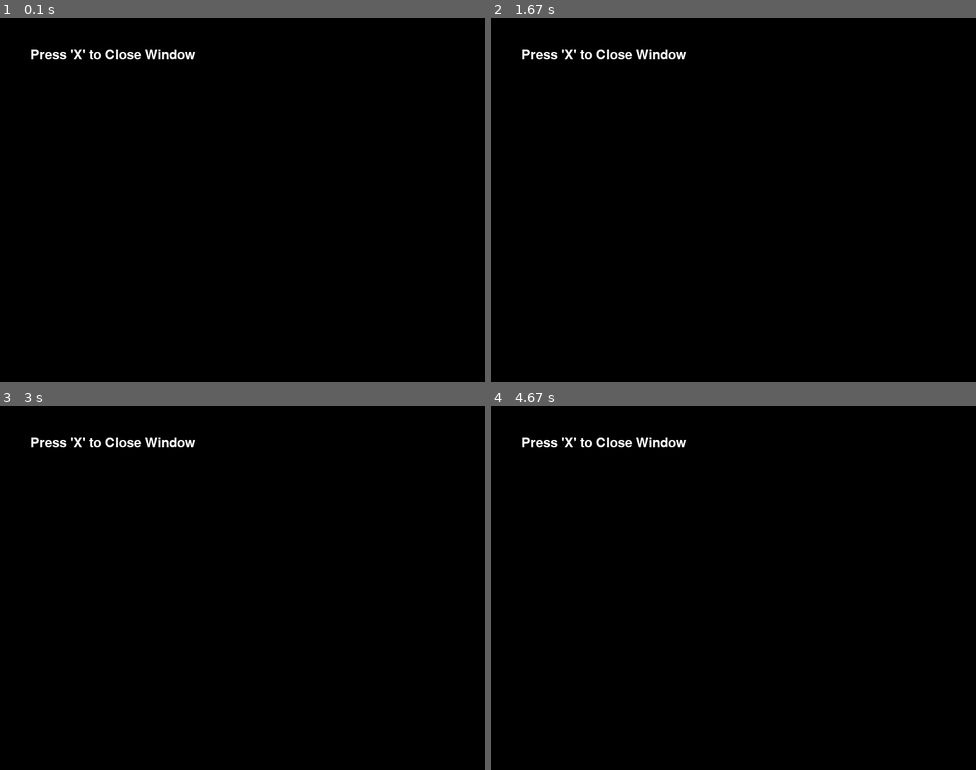
Above: before the commit, frames 1-4 (two rows, left to right).
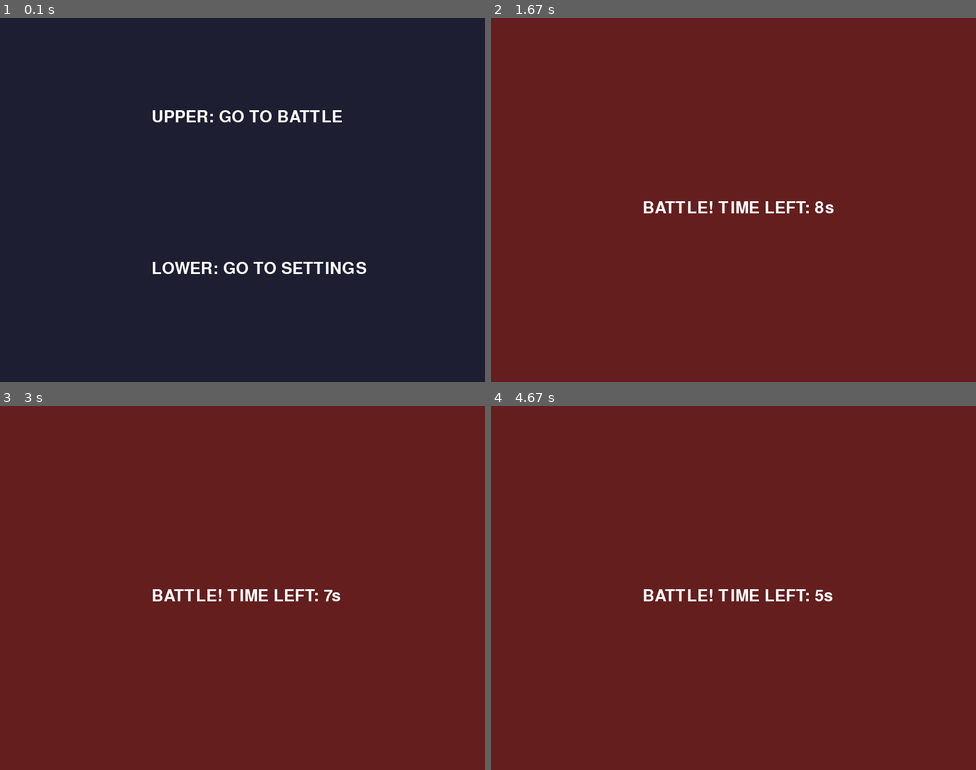
Above: after the commit, the same moments.

Repository: TakazumiHirano/pygame_fightermanaging
Game: pygame game, started from main.py
Same seed, same stepped clock (60 frames per second), same inputs: the game is played once before the commit and once after it.
Inputs (mouse positions are in pixels of both pictures, inside the frame that each line leads up to):
- Up to frame 1 (0.1 s): no input
- Up to frame 2 (1.67 s): click (888, 189) at 0.38 s; click (733, 221) at 0.72 s; click (583, 287) at 1.05 s
- Up to frame 3 (3 s): no input
- Up to frame 4 (4.67 s): no input

The runs differ from the first frame. In frame 1, 100% of the frame differs, in the area x 0-100%, y 0-100%; in frame 2, 100%; in frame 3, 100%; in frame 4, 100%.

Commit message:
それっぽく動く。戦闘→設定からの戻りにバグあり。

Diff:
--- a/main.py
+++ b/main.py
@@ -1,6 +1,8 @@
 import pygame
 import sys
 from config.settings import *
+from src.scenes.title_scene import TitleScene
+
 
 class Game:
     def __init__(self):
@@ -11,41 +13,31 @@
         pygame.display.set_caption(TITLE)
         # フレームレート管理用の時計
         self.clock = pygame.time.Clock()
-        self.is_running = True
+        # 最初のシーンをセット
+        self.scene = TitleScene()
 
     def run(self):
         """ゲームループ"""
-        while self.is_running:
-            self.handle_events()  # 入力処理
-            self.update()         # データ更新
-            self.draw()           # 描画処理
-            self.clock.tick(FPS)  # FPSの固定
+        while self.scene is not None:
+            # イベント処理
+            for event in pygame.event.get():
+                if event.type == pygame.QUIT:
+                    pygame.quit()
+                    sys.exit()
+                self.scene.handle_event(event)
 
-        pygame.quit()
-        sys.exit()
+            # 更新
+            self.scene.update()
 
-    def handle_events(self):
-        """イベント処理（入力やウィンドウ操作）"""
-        for event in pygame.event.get():
-            # 閉じるボタンが押された時
-            if event.type == pygame.QUIT:
-                self.is_running = False
+            # シーンの切り替えチェック
+            if self.scene != self.scene.next_scene:
+                self.scene = self.scene.next_scene
 
-    def update(self):
-        """ゲームロジックの更新（今は空っぽ）"""
-        pass
+            # 描画
+            self.scene.draw(self.screen)
+            pygame.display.flip()
+            self.clock.tick(FPS)
 
-    def draw(self):
-        """画面描画"""
-        self.screen.fill(COLOR_BLACK)  # 背景を黒で塗りつぶし
-
-        # --- ここに描画処理を書いていく ---
-        # サンプルとして文字を表示
-        font = pygame.font.SysFont("notosanscjp", 32) # 環境に合わせて変更してください
-        text = font.render("Press 'X' to Close Window", True, COLOR_WHITE)
-        self.screen.blit(text, (50, 50))
-
-        pygame.display.flip()  # 画面を更新
 
 if __name__ == "__main__":
     game = Game()
--- /dev/null
+++ b/src/engine/scene_manager.py
@@ -0,0 +1,20 @@
+import pygame
+
+
+class SceneBase:
+    """すべての画面の親となるクラス"""
+
+    def __init__(self):
+        self.next_scene = self
+
+    def update(self):
+        pass
+
+    def draw(self, screen):
+        pass
+
+    def handle_event(self, event):
+        pass
+
+    def terminate(self):
+        self.next_scene = None
--- /dev/null
+++ b/src/scenes/battle_scene.py
@@ -0,0 +1,32 @@
+import pygame
+import time
+from src.engine.scene_manager import SceneBase
+from config.settings import *
+
+
+class BattleScene(SceneBase):
+    def __init__(self):
+        super().__init__()
+        self.start_time = time.time()
+        self.duration = 10
+
+    def update(self):
+        elapsed = time.time() - self.start_time
+        if elapsed >= self.duration:
+            from src.scenes.title_scene import TitleScene
+            self.next_scene = TitleScene()
+
+    def draw(self, screen):
+        screen.fill((100, 30, 30))  # 赤
+        font = pygame.font.SysFont("notosanscjp", 40)
+
+        elapsed = time.time() - self.start_time
+        remain = max(0, int(self.duration - elapsed))
+
+        txt = font.render(f"BATTLE! TIME LEFT: {remain}s", True, COLOR_WHITE)
+        screen.blit(txt, (SCREEN_WIDTH//2 - 150, SCREEN_HEIGHT // 2))
+
+    def handle_event(self, event):
+        if event.type == pygame.MOUSEBUTTONDOWN:
+            from src.scenes.settings_scene import SettingsScene
+            self.next_scene = SettingsScene(self)
--- /dev/null
+++ b/src/scenes/settings_scene.py
@@ -0,0 +1,20 @@
+import pygame
+from src.engine.scene_manager import SceneBase
+from config.settings import *
+
+
+class SettingsScene(SceneBase):
+    def __init__(self, previous_scene):
+        super().__init__()
+        self.previous_scene = previous_scene
+
+    def draw(self, screen):
+        screen.fill((50, 50, 50))  # グレー
+        font = pygame.font.SysFont("notosanscjp", 40)
+        txt = font.render("SETTINGS - CLICK BOTTOM TO BACK", True, COLOR_WHITE)
+        screen.blit(txt, (50, SCREEN_HEIGHT // 2))
+
+    def handle_event(self, event):
+        if event.type == pygame.MOUSEBUTTONDOWN:
+            if event.pos[1] > SCREEN_HEIGHT // 2:
+                self.next_scene = self.previous_scene
--- /dev/null
+++ b/src/scenes/title_scene.py
@@ -0,0 +1,30 @@
+import pygame
+from src.engine.scene_manager import SceneBase
+from config.settings import *
+
+
+class TitleScene(SceneBase):
+    def __init__(self):
+        super().__init__()
+
+    def draw(self, screen):
+        screen.fill((30, 30, 50))  # 濃い紺
+        font = pygame.font.SysFont("notosanscjp", 40)
+
+        # 上部（戦闘へ）
+        txt_battle = font.render("UPPER: GO TO BATTLE", True, COLOR_WHITE)
+        screen.blit(txt_battle, (SCREEN_WIDTH//2 - 150, 150))
+
+        # 下部（設定へ）
+        txt_config = font.render("LOWER: GO TO SETTINGS", True, COLOR_WHITE)
+        screen.blit(txt_config, (SCREEN_WIDTH//2 - 150, 400))
+
+    def handle_event(self, event):
+        if event.type == pygame.MOUSEBUTTONDOWN:
+            mouse_y = event.pos[1]
+            if mouse_y < SCREEN_HEIGHT // 2:
+                from src.scenes.battle_scene import BattleScene
+                self.next_scene = BattleScene()
+            else:
+                from src.scenes.settings_scene import SettingsScene
+                self.next_scene = SettingsScene(self)  # 戻り先として自分を渡す
